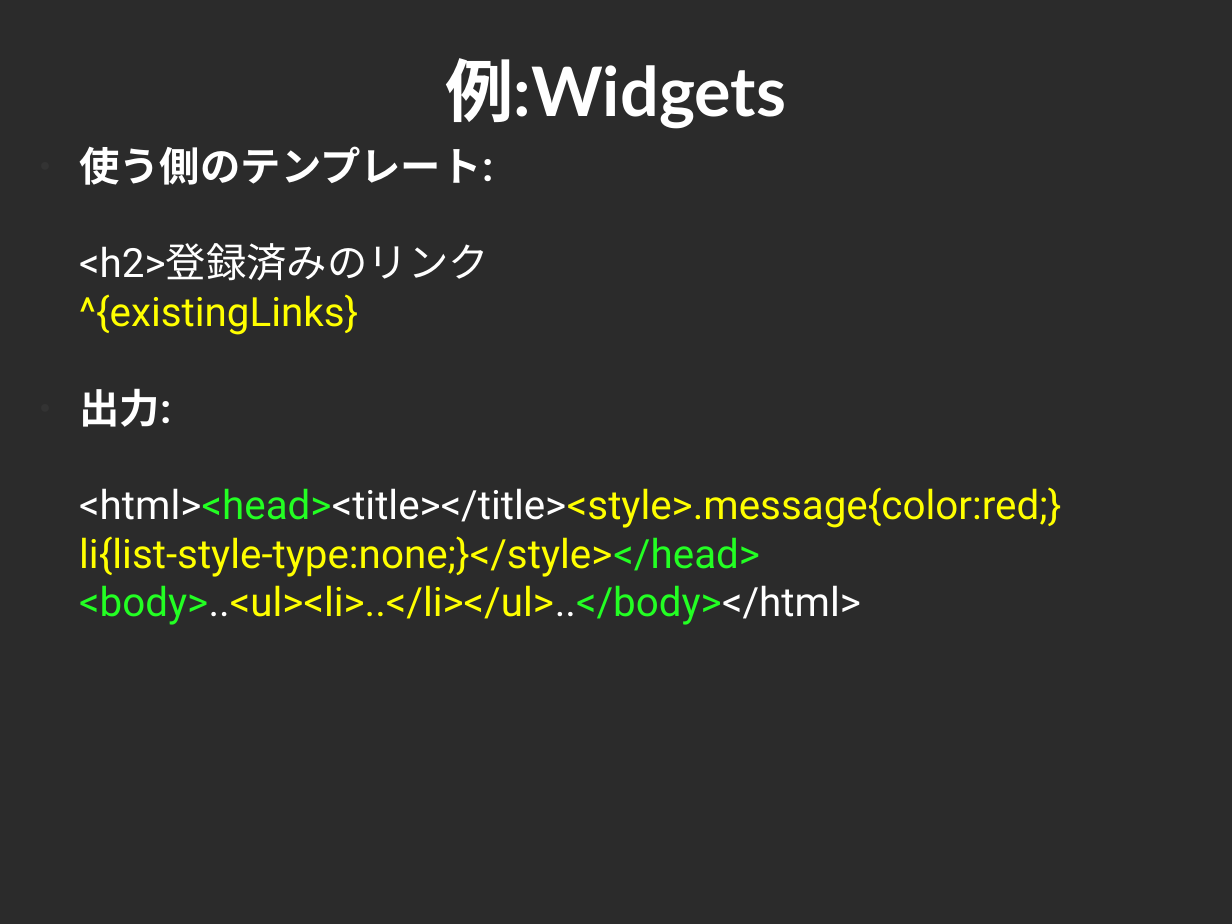
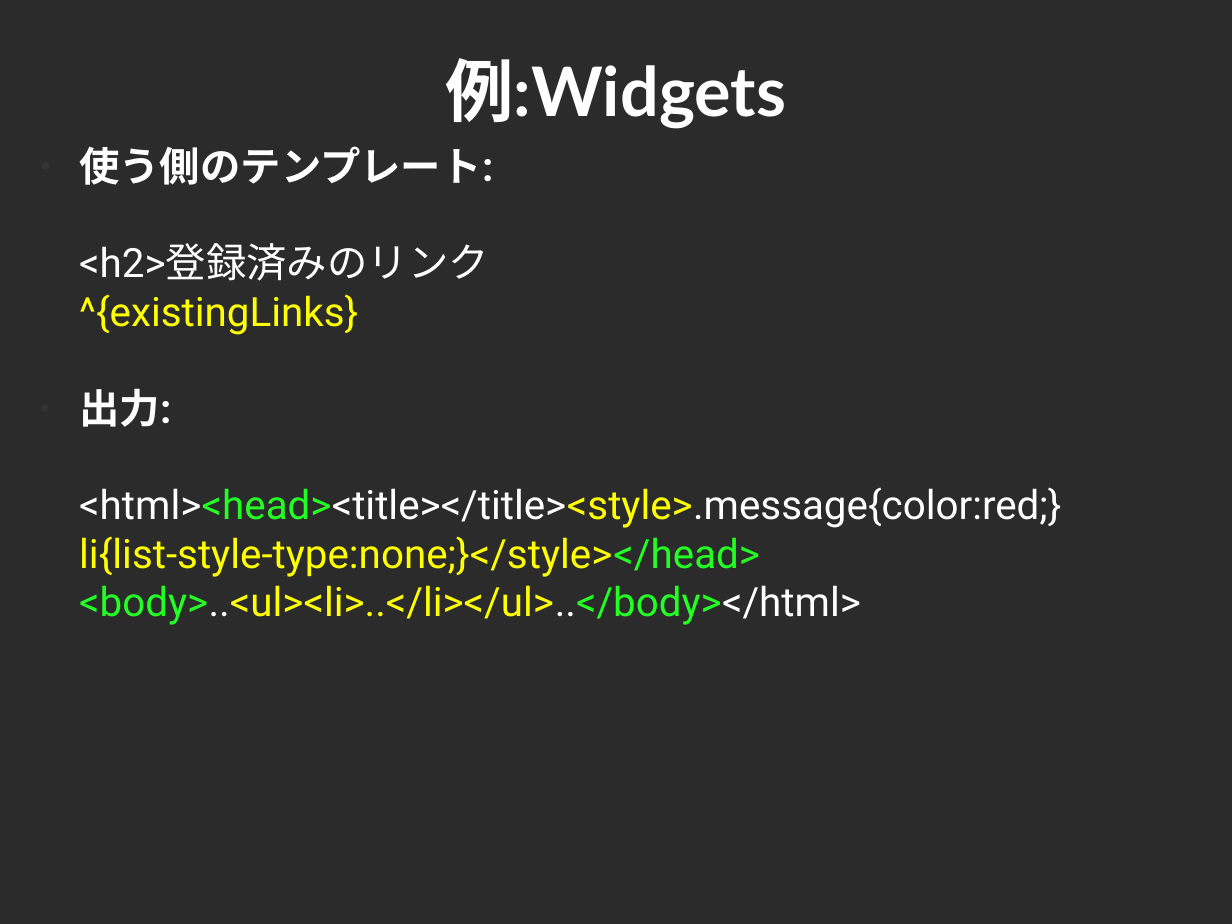
Before and after one commit to cutsea110/cross-slide, a slide deck: slide 26 of CROSS-Yesod.odp. Drawn at 1232x924 pixels with LibreOffice and Linux fonts; fonts in the diff are those of the drawing; background and template pictures are left out; a plain dark background stands for a picture behind light text. Boxes give left, top, right and bottom in pixels: in the first picture for what was removed or moved away, otherwise in the second. Text is boxed around its words. In the diff, an @@ line names an element or a change of style, - is before the commit and + after.

```diff
--- a/CROSS-Yesod.odp
+++ b/CROSS-Yesod.odp
@@ text at [79, 487, 1061, 528]: text colour #FFFF00 to #FFFFFF in "<html><head><title></title><style>.message{color:red;}" @@
```
Also in this commit, not shown: 1 other slide changed, 1 other file.
